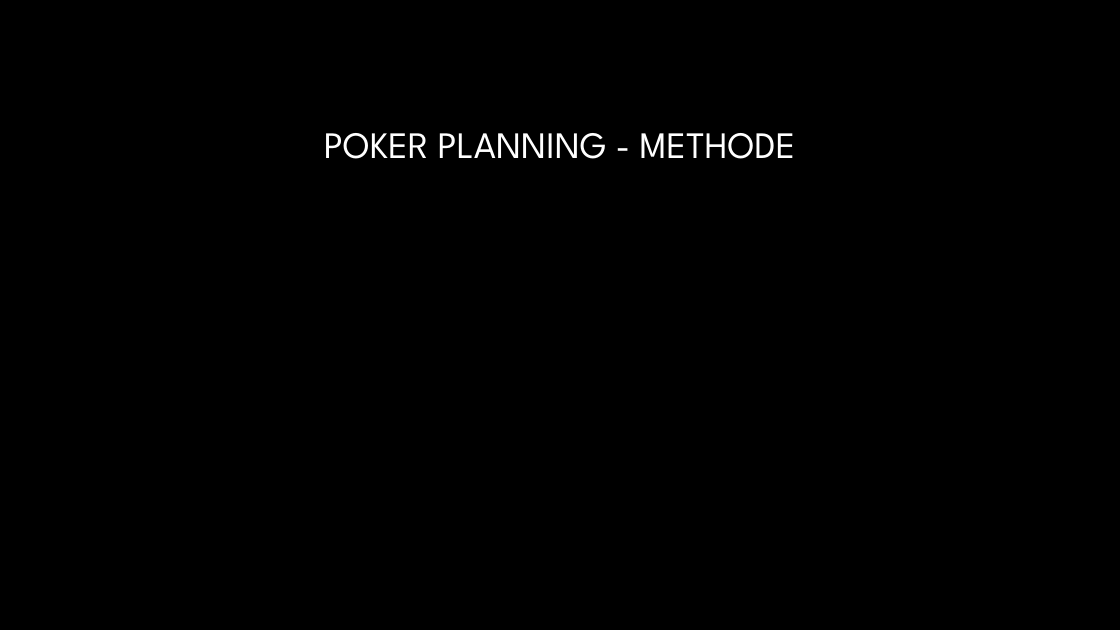
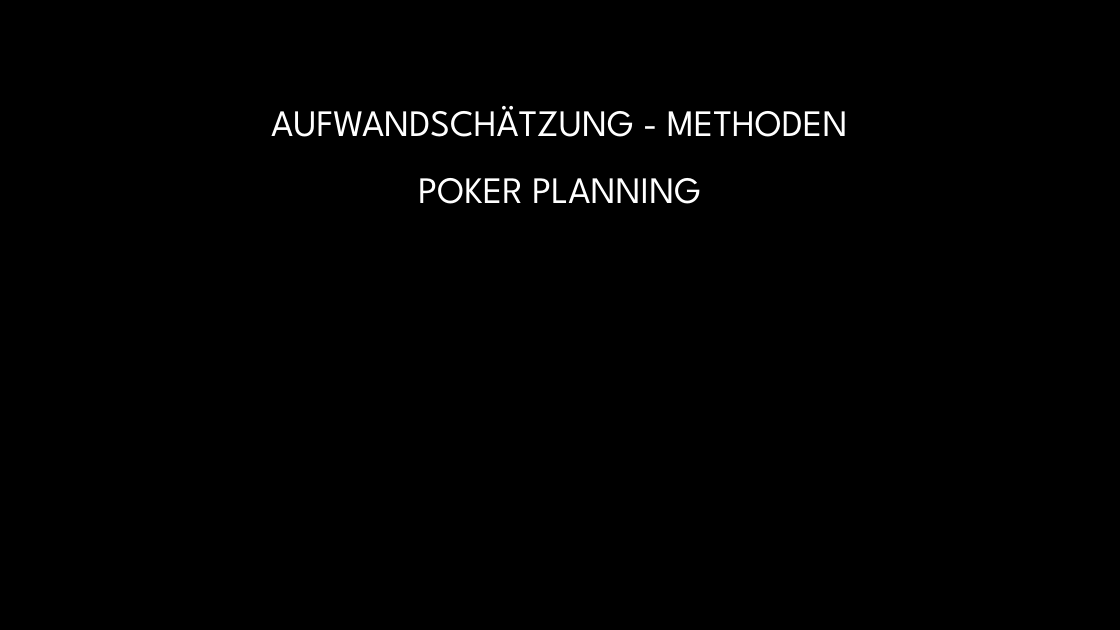
Before and after one commit to JimmyJ0ee/Projektmanagement_Q2, a slide deck: slide 5 of a1008 (1).pptx. Drawn at 1120x630 pixels with LibreOffice and Linux fonts; fonts in the diff are those of the drawing; background and template pictures are left out. Boxes give left, top, right and bottom in pixels: in the first picture for what was removed or moved away, otherwise in the second. Text is boxed around its words. In the diff, an @@ line names an element or a change of style, - is before the commit and + after.

```diff
--- a/a1008 (1).pptx
+++ b/a1008 (1).pptx
@@ title at [271,106,848,204]: text changed @@
-POKER PLANNING - METHODE
+AUFWANDSCHÄTZUNG - METHODEN
+POKER PLANNING
```
Also in this commit, not shown: 3 other slides changed, 2 slides added, 3 slides removed.
